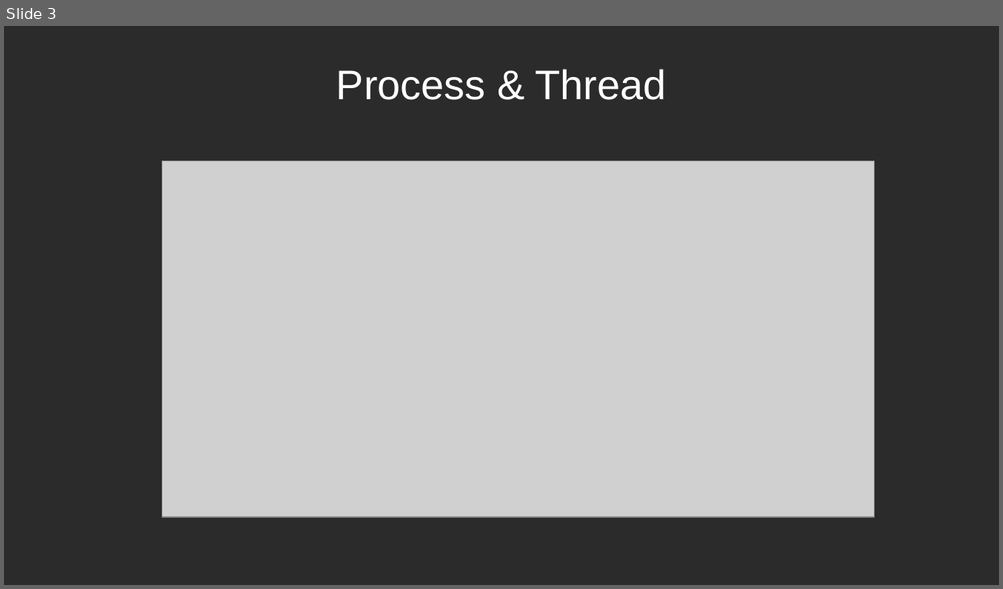
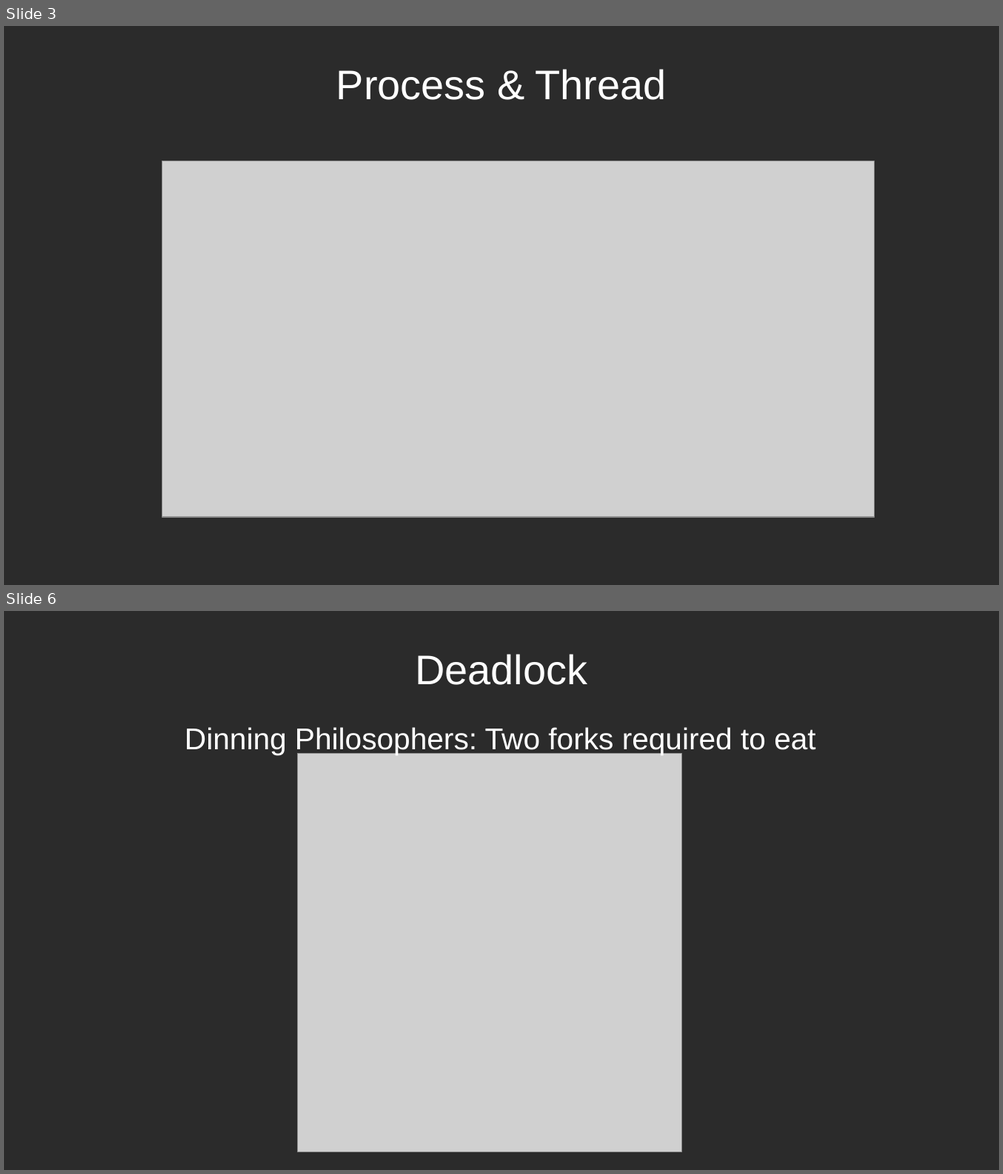
Before and after one commit to airamez/codando-live, a slide deck: CSharp/_21_Advanced/_06_Async.odp. Shown one above the other, each under a label of ours: slide 3 before the commit, slides 3 and 6 after it; the slides between them are not shown. The pictures are 1003x589 and 1003x1174 pixels, drawn with LibreOffice and Linux fonts; fonts in the diff are those of the drawing; grey boxes stand for pictures; background and template pictures are left out; a plain dark background stands for a picture behind light text. Boxes give left, top, right and bottom in pixels: in the first picture for what was removed or moved away, otherwise in the second. Text is boxed around its words. In the diff, an @@ line names an element or a change of style, - is before the commit and + after.

```diff
--- a/CSharp/_21_Advanced/_06_Async.odp
+++ b/CSharp/_21_Advanced/_06_Async.odp
@@ slide 6 added at <box>4,611,999,1170</box>, background picture (left out) @@
@@ title added at <box>415,654,587,685</box>, 33 pt, text #FFFFFF @@
+Deadlock
@@ text added at <box>185,727,815,755</box>, 24 pt, text #FFFFFF @@
+Dinning Philosophers: Two forks required to eat
@@ picture added at <box>297,754,682,1153</box> @@
```
Also in this commit, not shown: 2 slides changed, 2 other slides added, 14 other files.
